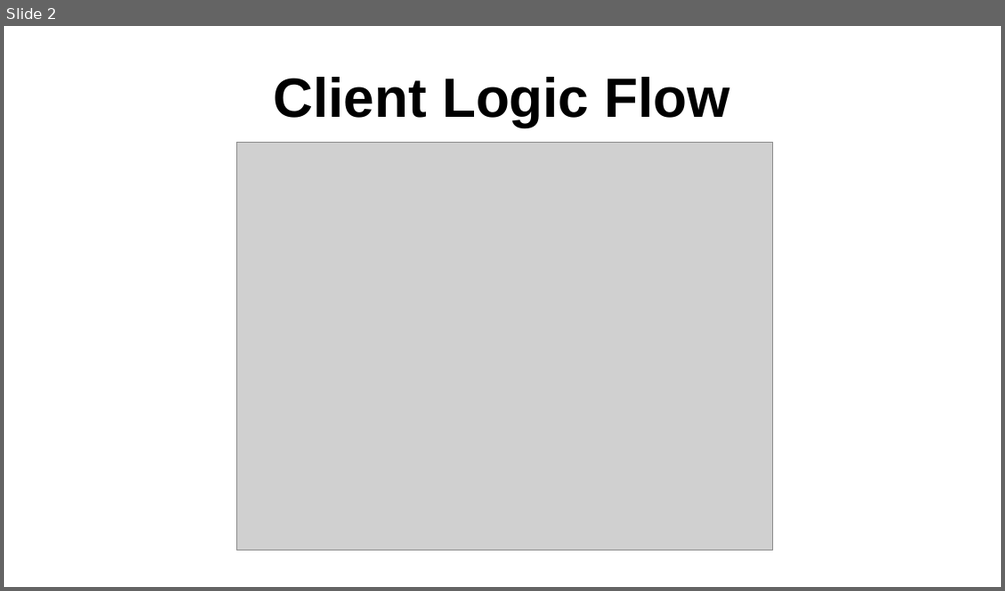
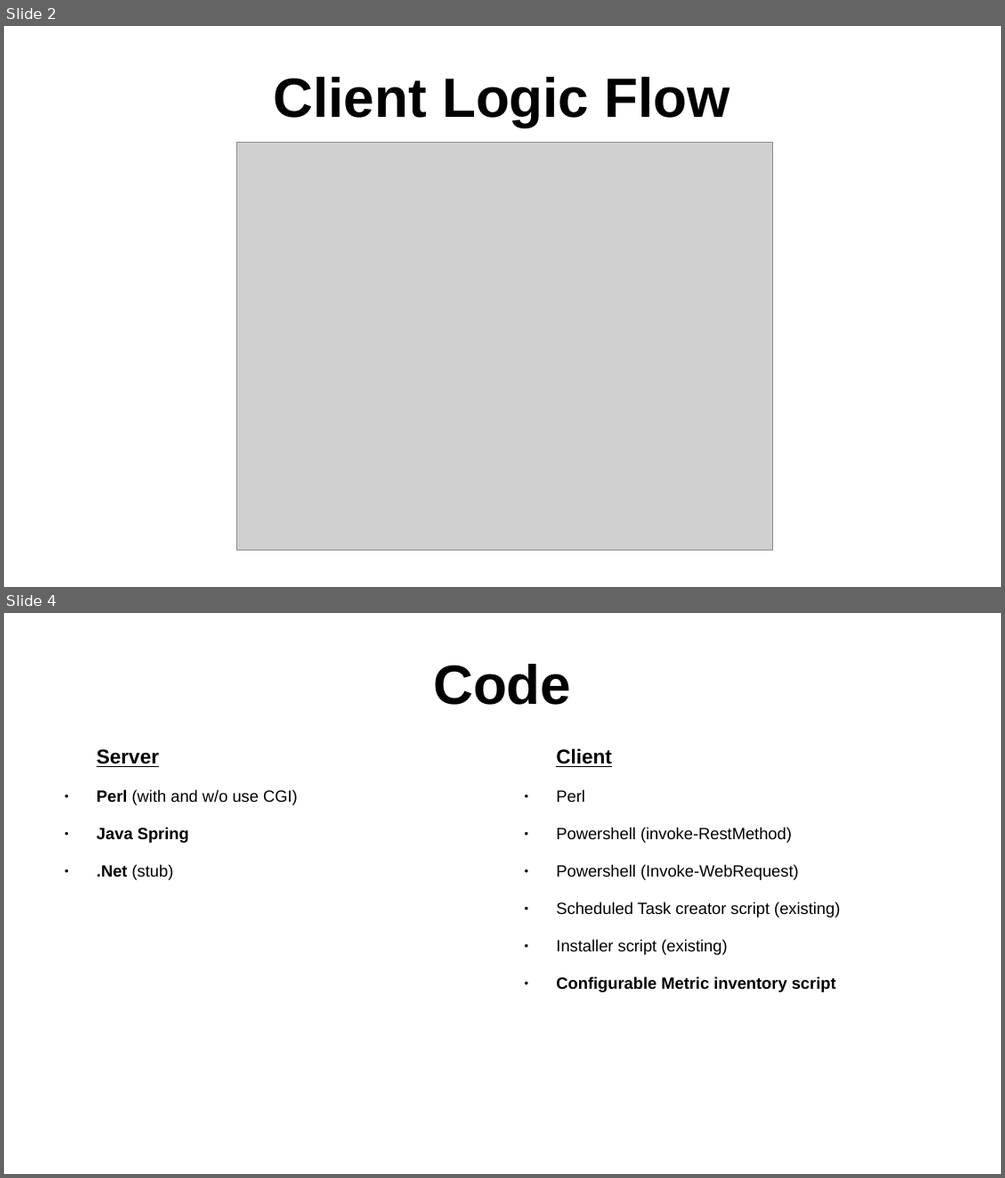
Before and after one commit to sergueik/springboot_study, a slide deck: basic-config/config.odp. Shown one above the other, each under a label of ours: slide 2 before the commit, slides 2 and 4 after it; the slides between them are not shown. The pictures are 1005x591 and 1005x1178 pixels, drawn with LibreOffice and Linux fonts; fonts in the diff are those of the drawing; grey boxes stand for pictures. Boxes give left, top, right and bottom in pixels: in the first picture for what was removed or moved away, otherwise in the second. Text is boxed around its words. In the diff, an @@ line names an element or a change of style, - is before the commit and + after.

```diff
--- a/basic-config/config.odp
+++ b/basic-config/config.odp
@@ slide 4 added at <box>4,613,1001,1174</box>, background #FFFFFF @@
@@ title added at <box>433,664,571,705</box>, 44 pt, text #000000, bold @@
+Code
@@ text added at <box>97,749,298,880</box>, 13 pt, text #000000, bold @@
+Server
+● Perl (with and w/o use CGI)
+● Java Spring
+● .Net (stub)
@@ text added at <box>556,748,840,992</box>, 13 pt, text #000000 @@
+Client
+● Perl
+● Powershell (invoke-RestMethod)
+● Powershell (Invoke-WebRequest)
+● Scheduled Task creator script (existing)
+● Installer script (existing)
+● Configurable Metric inventory script
```
Also in this commit, not shown: 1 other slide added, 3 other files.
